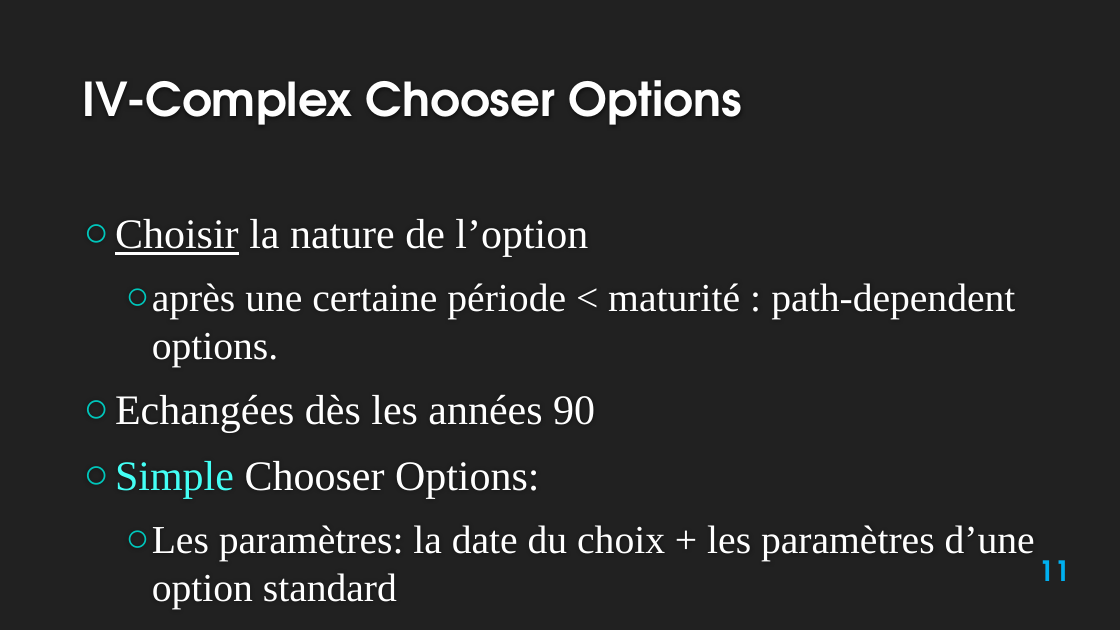
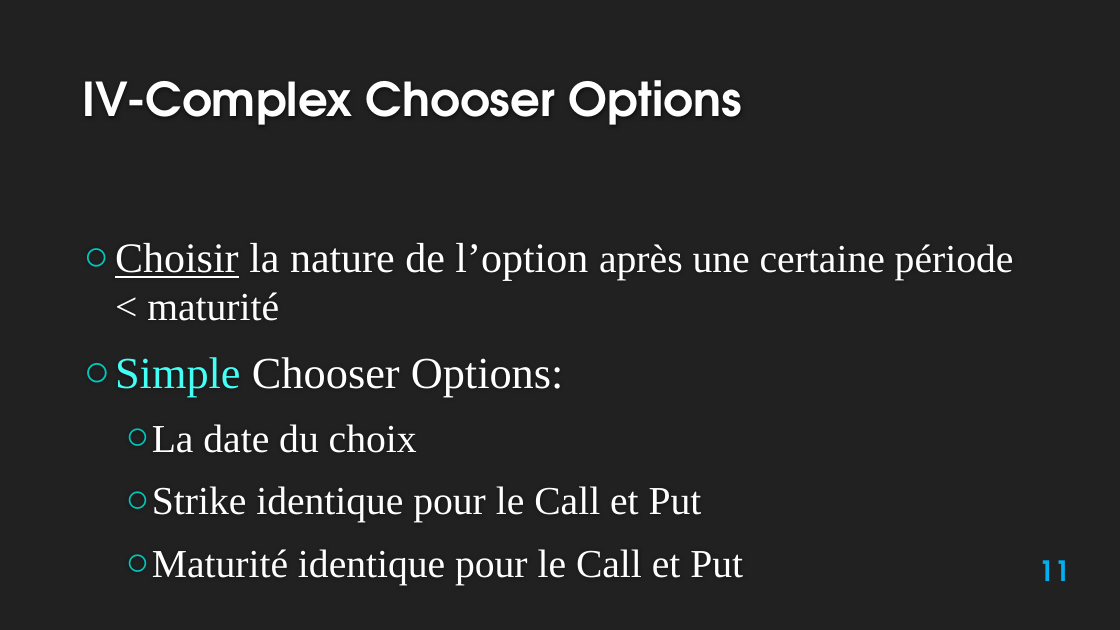
Before and after one commit to Ayadi07/Quantlib, a slide deck: slide 11 of report and presentation/QuantLib1.3 16-01-2014-modified version.pptx. Drawn at 1120x630 pixels with LibreOffice and Linux fonts; fonts in the diff are those of the drawing; background and template pictures are left out. Boxes give left, top, right and bottom in pixels: in the first picture for what was removed or moved away, otherwise in the second. Text is boxed around its words. In the diff, an @@ line names an element or a change of style, - is before the commit and + after.

Commit message:
Presentation

```diff
--- a/report and presentation/QuantLib1.3 16-01-2014-modified version.pptx
+++ b/report and presentation/QuantLib1.3 16-01-2014-modified version.pptx
@@ text at box(115, 243, 1014, 321): text changed @@
-○ Choisir la nature de l’option
-  ○ après une certaine période < maturité : path-dependent options.
-○ Echangées dès les années 90
+○ Choisir la nature de l’option après une certaine période < maturité
@@ text at box(115, 357, 564, 397): size 36 to 38 pt in "Simple Chooser Options:" @@
@@ text at box(152, 424, 743, 585): text changed @@
-  ○ Les paramètres: la date du choix + les paramètres d’une option standard
+  ○ La date du choix
+  ○ Strike identique pour le Call et Put
+  ○ Maturité identique pour le Call et Put
```
Also in this commit, not shown: 3 other slides changed.
